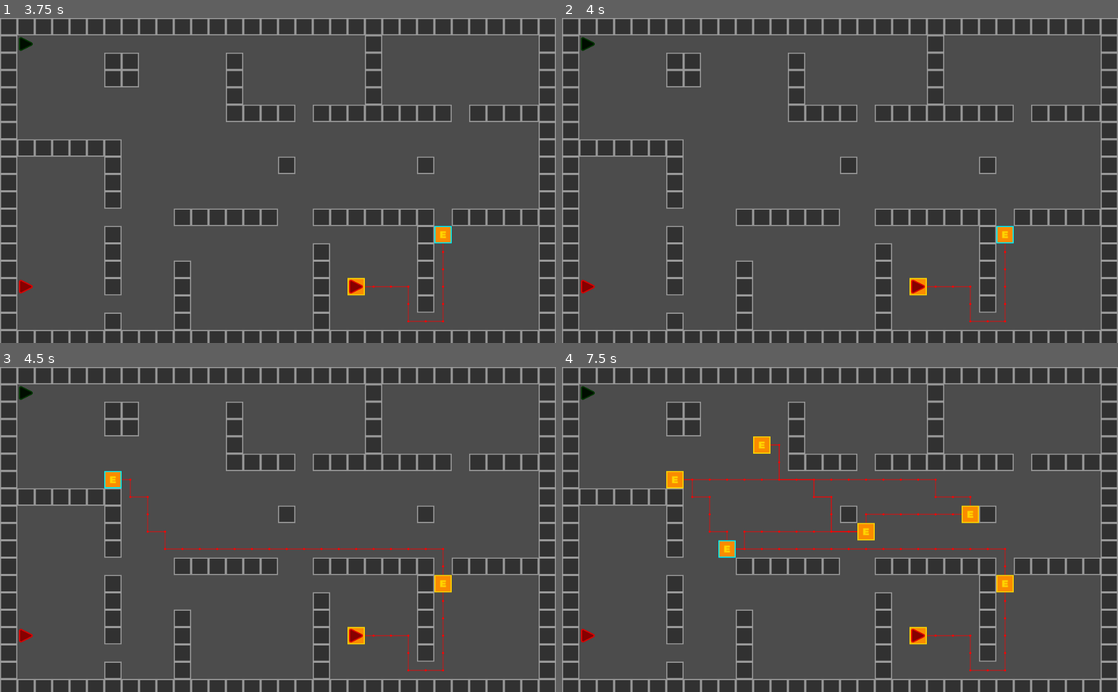
Above: before the commit, frames 1-4 (two rows, left to right).
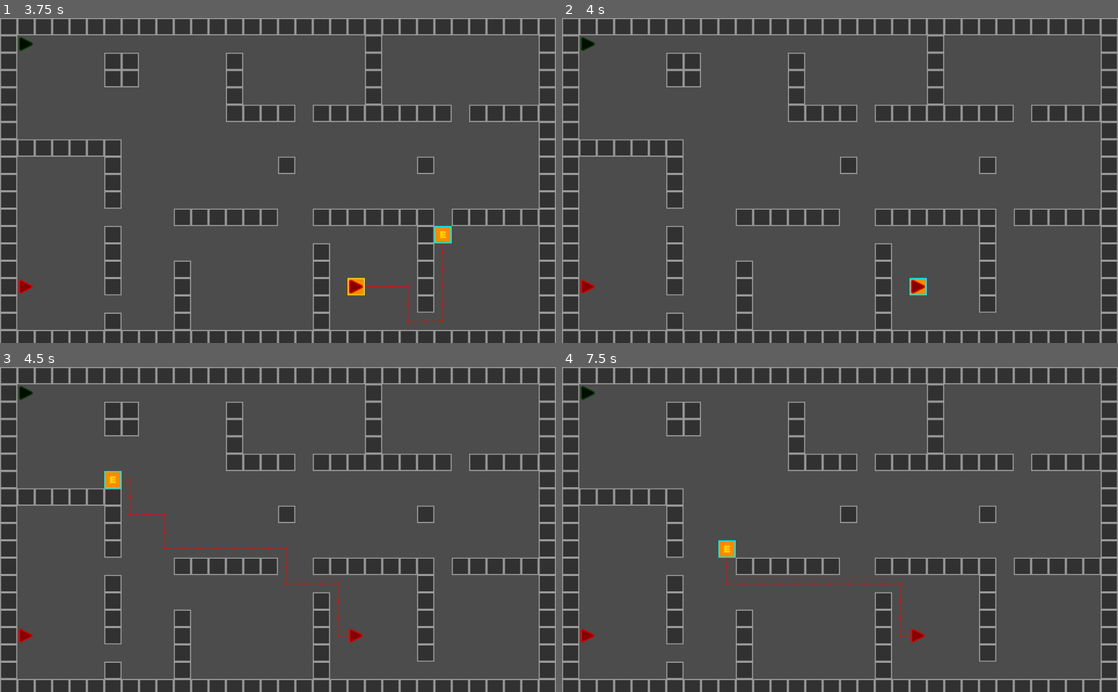
Above: after the commit, the same moments.

Repository: Matthew-Underwood/Jasper
Game: Godot game, scene res://scenes/main.tscn
The game is run twice, just before and just after one commit, with the same random seed, the same clock (stepped at 60 frames per second) and the same inputs.
Inputs (mouse positions are in pixels of both pictures, inside the frame that each line leads up to):
- Up to frame 1 (3.75 s): tap Enter at 0.5 s; move the mouse to (27, 44) at 0.52 s; tap Backspace (delete_waypoint, bound only after the commit) at 0.6, 1.55, 2.1, 2.85 s; click (27, 44) at 0.67 s; click (27, 44) at 1.25 s; move the mouse to (27, 287) at 1.27 s; click (27, 287) at 1.35 s; click (27, 287) at 2 s; move the mouse to (355, 287) at 2.02 s; click (355, 287) at 2.17 s; click (355, 287) at 2.75 s; move the mouse to (250, 245) at 2.77 s; click (250, 245) at 2.92 s; click (250, 245) at 3.5 s; move the mouse to (444, 229) at 3.52 s; press the mouse at (444, 229) at 3.53 s
- Up to frame 2 (4 s): tap Backspace (delete_waypoint, bound only after the commit) at 3.8 s
- Up to frame 3 (4.5 s): move the mouse to (111, 480) at 4.27 s; release the mouse at (111, 480) at 4.28 s; tap Backspace (delete_waypoint, bound only after the commit) at 4.35 s; click (111, 480) at 4.42 s
- Up to frame 4 (7.5 s): move the mouse to (867, 529) at 5.02 s; tap Backspace (delete_waypoint, bound only after the commit) at 5.1, 6.05, 6.6, 7.35 s; click (867, 529) at 5.17 s; move the mouse to (756, 448) at 5.77 s; click (756, 448) at 5.85 s; move the mouse to (962, 513) at 6.52 s; click (962, 513) at 6.67 s; move the mouse to (728, 545) at 7.27 s; click (728, 545) at 7.42 s

Frame 1 is identical in both runs. In frame 2, 0.4% of the frame differs, in the area x 62-82%, y 63-94%; in frame 3, 0.7%; in frame 4, 2.1%, in the area x 18-82%, y 21-94%.

Commit message:
Can now delete waypoints
Deleting waypoints will also select the previous waypoint if there is one and select that ready for deletion.

Diff:
--- a/classes/waypoints.gd
+++ b/classes/waypoints.gd
@@ -24,6 +24,37 @@
 	for id in _waypoints:
 		ids.append(id)
 	return ids
+
+func remove(characterId : int, pos : Vector2):
+	var ids = hasPosition(characterId, pos)
+	var position
+	var idToRemove
+	var previousWaypointPosition
+	var positionType
+
+	if ids.empty():
+		return false
+
+	if ids.size() == 2:
+		position = getItem(characterId, ids[1])
+		idToRemove = ids[1]
+		positionType = "start"
+
+	else:
+		position = getItem(characterId, ids[0])
+		idToRemove = ids[0]
+		positionType = "end"
+
+
+	_waypoints[characterId][ids[0]]["end"] = position["end"]
+	_waypoints[characterId].remove(idToRemove)
+	if idToRemove != 0:
+		previousWaypointPosition = _waypoints[characterId][idToRemove - 1][positionType]
+
+
+	return previousWaypointPosition
+
+
 
 
 func getLastItem(characterId : int) -> Dictionary:
--- a/node/tile_map.gd
+++ b/node/tile_map.gd
@@ -75,6 +75,14 @@
 		_recalculatePath()
 		update()
 
+	if Input.is_action_just_pressed("delete_waypoint") and _clickedPos != null:
+		set_cellv(_clickedPos, -1)
+		var previousWaypointPos = _waypoints.remove(id, _clickedPos)
+		if typeof(previousWaypointPos) == TYPE_VECTOR2:
+			_clickedPos = previousWaypointPos
+		_recalculatePath()
+		update()
+
 
 func getPath(characterInfo : CharacterInfo) -> void:
 	_characterInfo = characterInfo
@@ -108,11 +116,11 @@
 
 
 func _recalculatePath() -> void:
+	var pointPaths = []
 	var id = _characterInfo.getId()
 	if !_waypoints.has(id, 0):
+		_pointPaths[id] = pointPaths
 		return
-
-	var pointPaths = []
 
 	for waypoint in _waypoints.getAll(id):
 		var points = _pathing.getPath(waypoint["start"], waypoint["end"])
--- a/project.godot
+++ b/project.godot
@@ -55,6 +55,11 @@
 "events": [ Object(InputEventMouseButton,"resource_local_to_scene":false,"resource_name":"","device":0,"alt":false,"shi …(212 unchanged characters)…
  ]
 }
+delete_waypoint={
+"deadzone": 0.5,
+"events": [ Object(InputEventKey,"resource_local_to_scene":false,"resource_name":"","device":0,"alt":false,"shift":false,"control":false,"meta":false,"command":false,"pressed":false,"scancode":16777220,"unicode":0,"echo":false,"script":null)
+ ]
+}
 
 [rendering]
 
